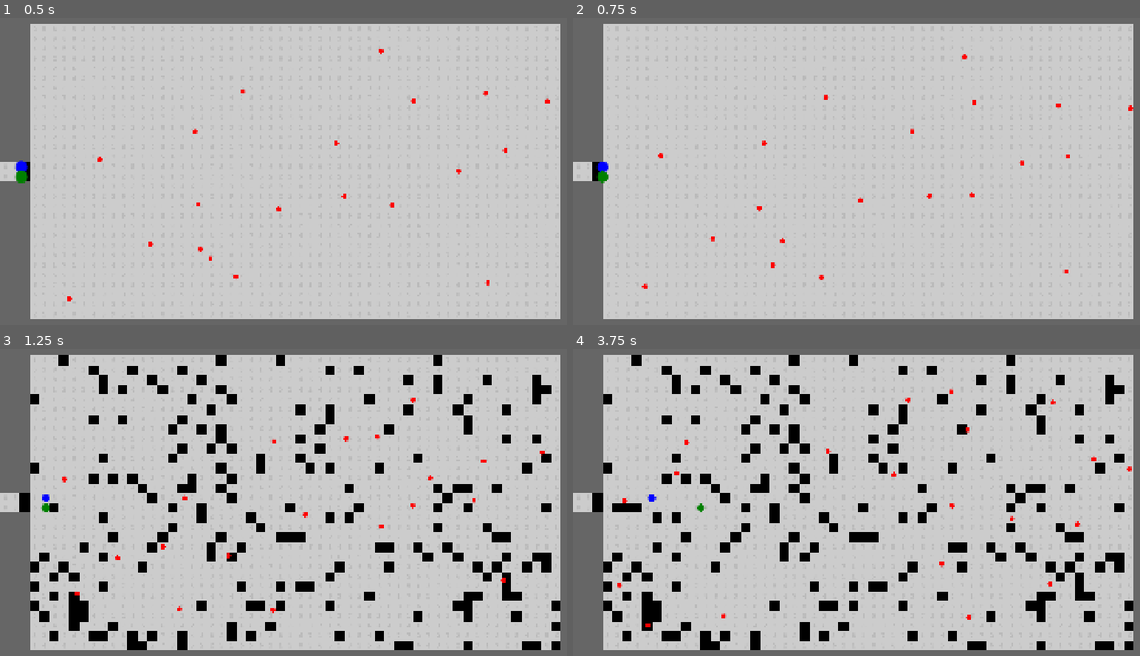
Above: before the commit, frames 1-4 (two rows, left to right).
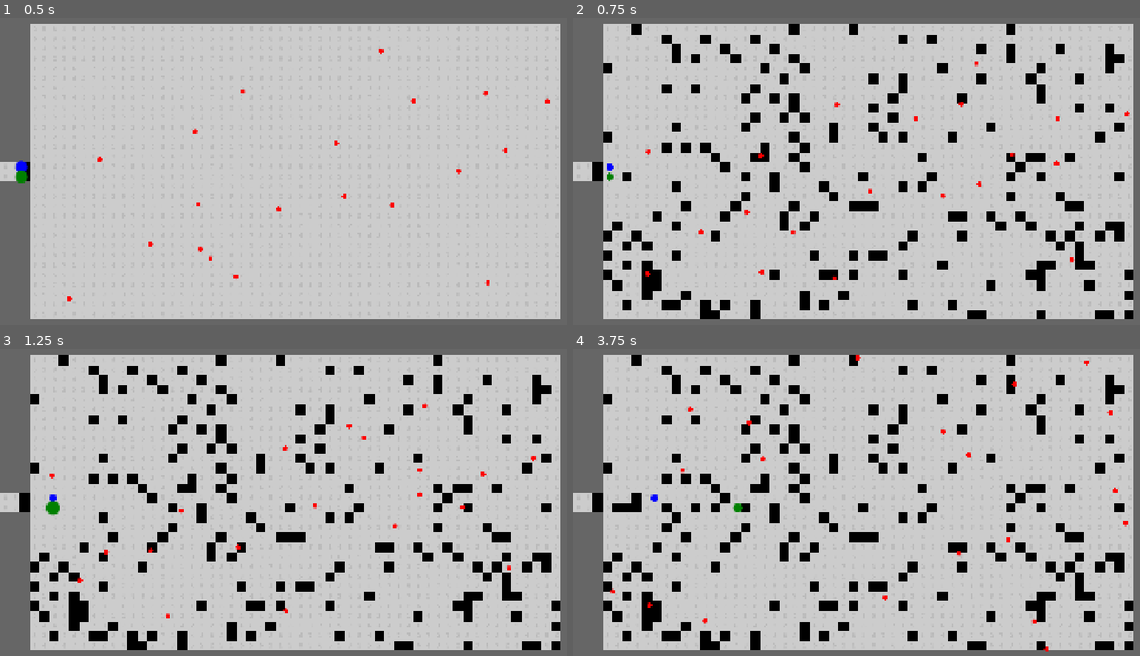
Above: after the commit, the same moments.

Repository: njamster/gmtk_jam_2026
Game: Godot game, scene res://game.tscn
Same seed, same stepped clock (60 frames per second), same inputs: the game is played once before the commit and once after it.
Inputs:
- Up to frame 1 (0.5 s): no input
- Up to frame 2 (0.75 s): tap Enter at 0.5 s; hold D (move_right) from 0.53 s (still down); tap Shift at 0.6 s
- Up to frame 3 (1.25 s): keep holding D (move_right)
- Up to frame 4 (3.75 s): release D (move_right) at 1.28 s; hold S (move_down) 1.28-2.03 s; tap Shift every 0.75 s from 1.35 to 3.6 s; hold D (move_right) 2.03-2.78 s; hold W (move_up) 2.78-3.53 s; hold A (move_left) from 3.53 s (still down)

Frame 1 is identical in both runs. In frame 2, 11% of the frame differs, in the area x 4-99%, y 1-99%; in frame 3, 0.7%; in frame 4, 0.9%.

Commit message:
Debug mode only: hold shift to run at 5x game speed

Diff:
--- a/autoloads/global.gd
+++ b/autoloads/global.gd
@@ -53,6 +53,13 @@
 		var master_id := AudioServer.get_bus_index("Master")
 		AudioServer.set_bus_mute(master_id, not AudioServer.is_bus_mute(master_id))
 
+	if OS.is_debug_build():
+		if event is InputEventKey and event.keycode == KEY_SHIFT:
+			if event.pressed:
+				Engine.time_scale = 5.0
+			else:
+				Engine.time_scale = 1.0
+
 
 func reset_stats() -> void:
 	for i in num_players:
